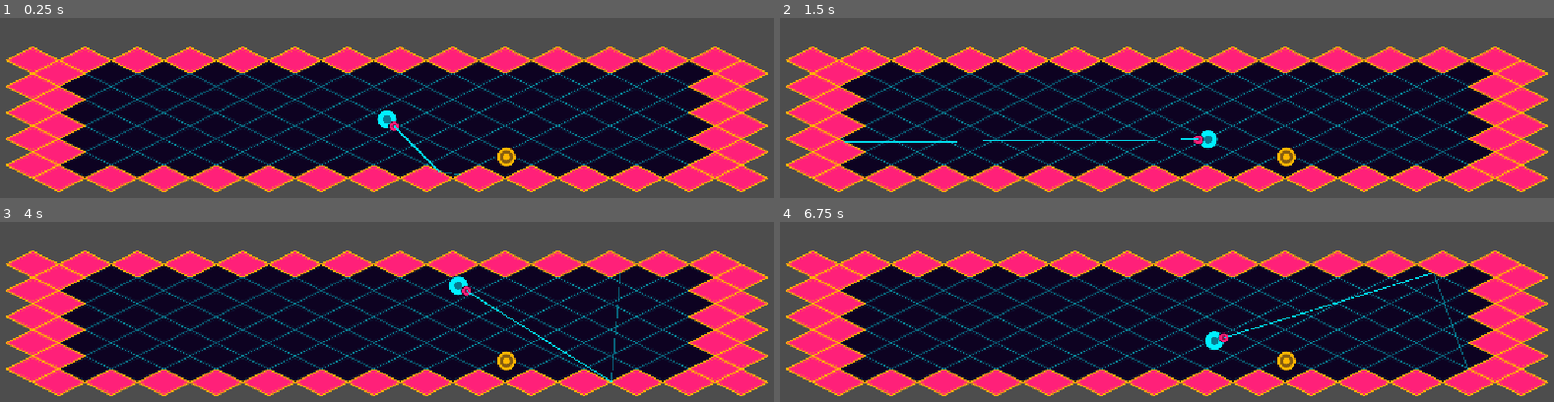
Above: before the commit, frames 1-4 (two rows, left to right).
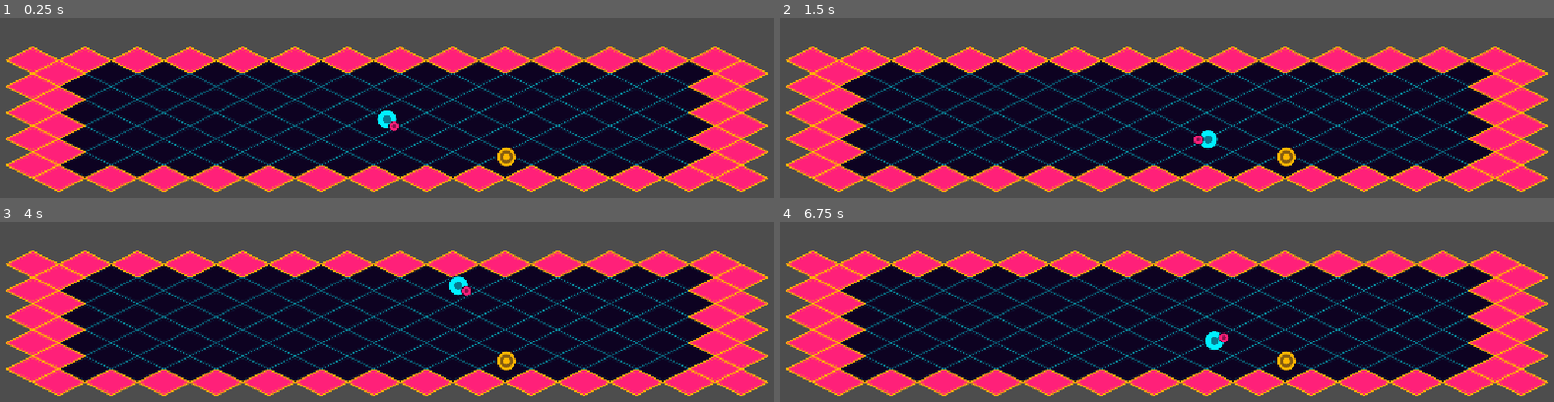
Above: after the commit, the same moments.

Repository: valeroman/Discus-Maximus
Game: Godot game, scene res://levels/test_arena.tscn
The game is run twice, just before and just after one commit, with the same random seed, the same clock (stepped at 60 frames per second) and the same inputs. The project has no main scene, so this scene is started directly.
Inputs (mouse positions are in pixels of both pictures, inside the frame that each line leads up to):
- Up to frame 1 (0.25 s): no input
- Up to frame 2 (1.5 s): tap Enter at 0.5 s; move the mouse to (1337, 97) at 0.52 s; hold D (move_right) 0.53-1.28 s; hold Shift (block) 0.53-1.28 s; tap V (toggle_aim_preview) at 0.8, 1.35 s; move the mouse to (1012, 142) at 1.27 s; hold S (move_down) from 1.28 s (still down)
- Up to frame 3 (4 s): tap Shift (block) at 1.55, 3.05 s; tap Space (dash) at 2, 2.85 s; move the mouse to (464, 225) at 2.02 s; release S (move_down) at 2.03 s; hold D (move_right) 2.03-2.78 s; hold Shift (block) 2.03-2.78 s; tap V (toggle_aim_preview) at 2.3, 3.8 s; move the mouse to (outside the picture) at 2.77 s; hold W (move_up) 2.78-3.53 s; move the mouse to (626, 389) at 3.52 s; hold A (move_left) from 3.53 s (still down); right-click (626, 389) at 3.6 s
- Up to frame 4 (6.75 s): move the mouse to (927, 256) at 4.27 s; click (927, 256) at 4.35 s; tap Shift (block) at 4.55, 5.85 s; move the mouse to (1205, 322) at 5.02 s; release A (move_left) at 5.03 s; hold S (move_down) 5.03-5.78 s; tap V (toggle_aim_preview) at 5.1, 6.6 s; move the mouse to (outside the picture) at 5.77 s; hold D (move_right) 5.78-6.53 s; move the mouse to (1337, 301) at 6.52 s; hold W (move_up) from 6.53 s (still down)

The runs differ from the first frame. In frame 1, 0.1% of the frame differs, in the area x 50-60%, y 59-88%; in frame 2, 0.3%, in the area x 7-55%, y 66-70%; in frame 3, 0.2%; in frame 4, 0.3%.

Commit message:
feat: Refactor aim preview toggle logic in physics process

Diff:
--- a/entities/player/aim_preview.gd
+++ b/entities/player/aim_preview.gd
@@ -5,7 +5,10 @@
 @onready var segment2: Line2D = $Segment2
 
 func _physics_process(_delta: float) -> void:
-	if not (player.has_disc and not player.is_blocking):
+	if Input.is_action_just_pressed("toggle_aim_preview"):
+		Settings.aim_preview_enabled = not Settings.aim_preview_enabled
+
+	if not (Settings.aim_preview_enabled and player.has_disc and not player.is_blocking):
 		segment1.visible = false
 		segment2.visible = false
 		return
